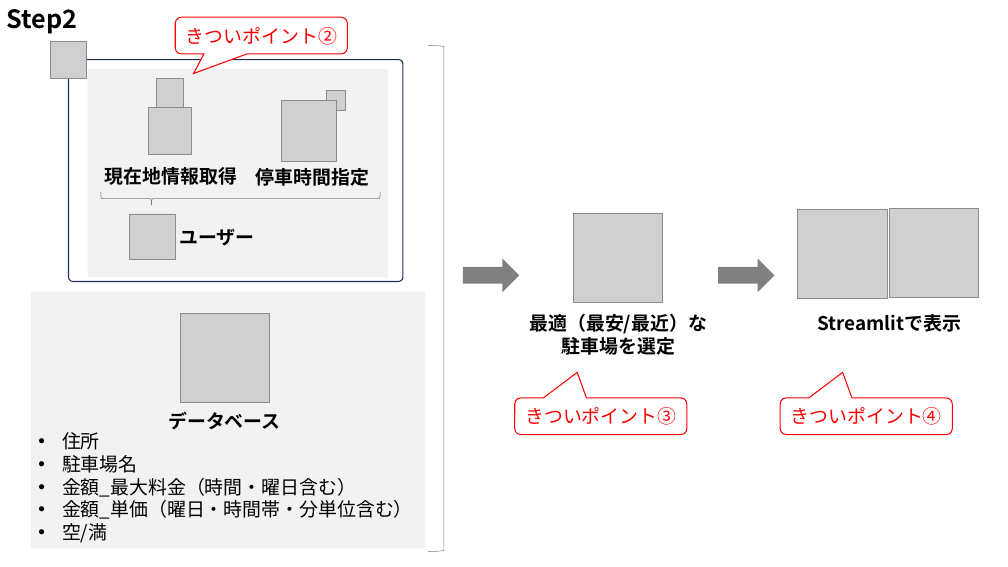
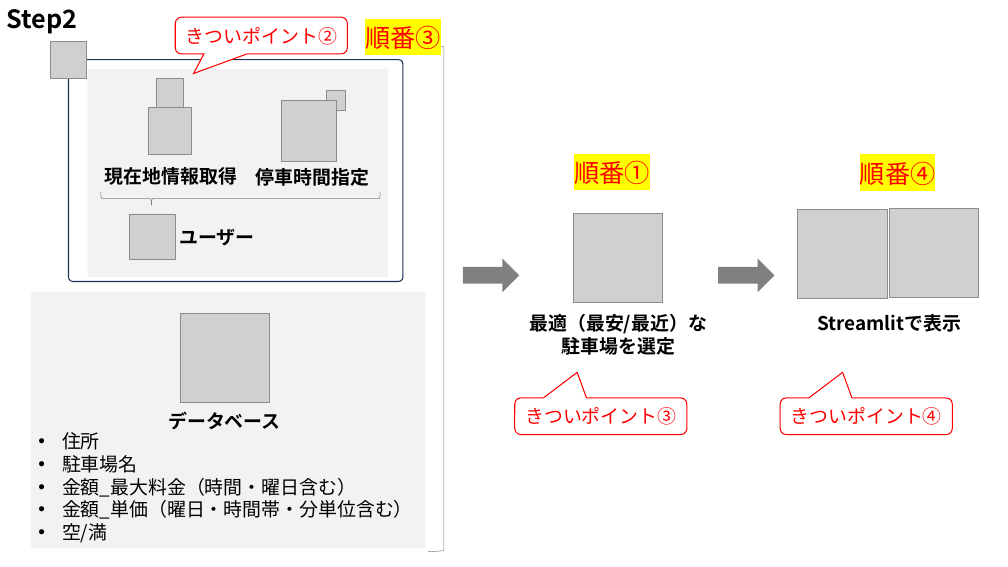
Before and after one commit to umazkym/tech0-Step2-WebApp, a slide deck: slide 3 of webアプリ.pptx. Drawn at 1008x567 pixels with LibreOffice and Linux fonts; fonts in the diff are those of the drawing; grey boxes stand for pictures. Boxes give left, top, right and bottom in pixels: in the first picture for what was removed or moved away, otherwise in the second. Text is boxed around its words. In the diff, an @@ line names an element or a change of style, - is before the commit and + after.

```diff
--- a/webアプリ.pptx
+++ b/webアプリ.pptx
@@ text added at (x1=365, y1=25, x2=441, y2=49), 24 pt, text #FF0000 @@
+順番③
@@ text added at (x1=574, y1=160, x2=650, y2=184), 24 pt, text #FF0000 @@
+順番①
@@ text added at (x1=860, y1=157, x2=936, y2=190), 24 pt, text #FF0000 @@
+順番④
```
Also in this commit, not shown: 3 other slides changed.
